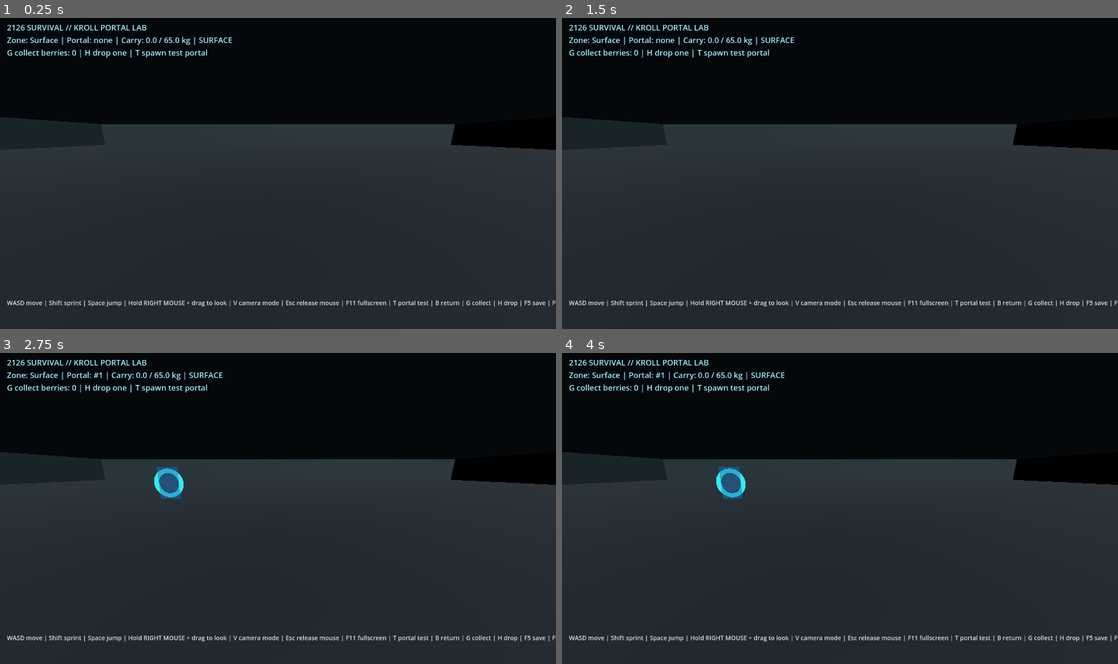
Above: before the commit, frames 1-4 (two rows, left to right).
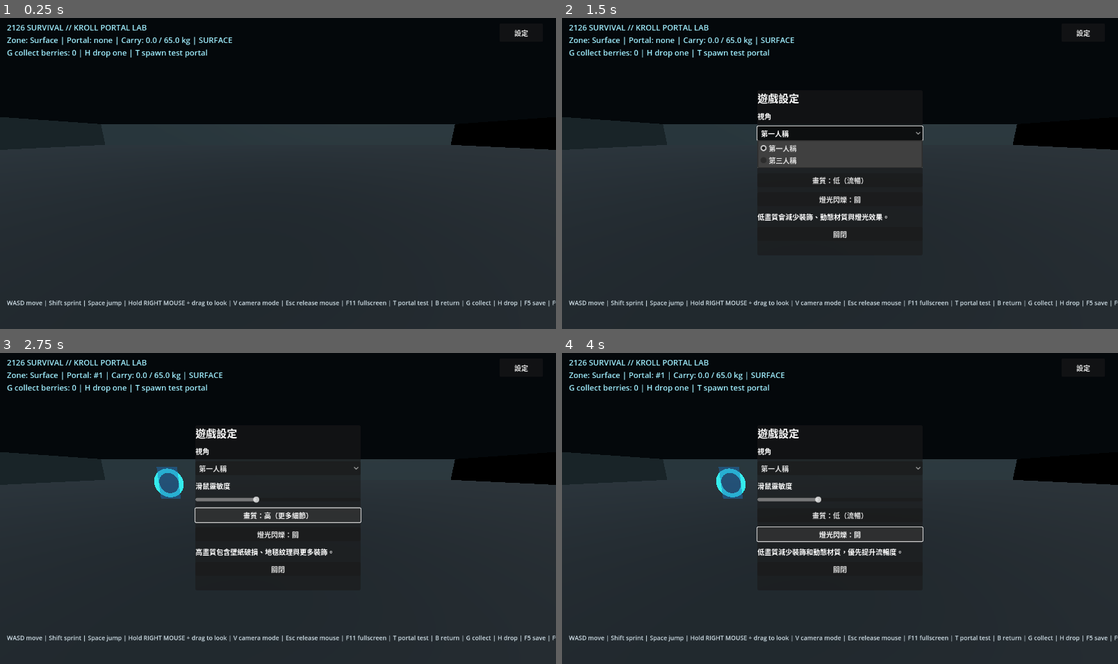
Above: after the commit, the same moments.

Repository: qaqp980520-prog/2126-Survival
Game: Godot game, scene res://prototypes/BackroomsPortalPlayground.tscn
Same seed, same stepped clock (60 frames per second), same inputs: the game is played once before the commit and once after it.
Inputs (mouse positions are in pixels of both pictures, inside the frame that each line leads up to):
- Up to frame 1 (0.25 s): no input
- Up to frame 2 (1.5 s): click (1084, 33) at 0.5 s, where only the run after the commit has a clickable "設定"; click (840, 133) at 1.25 s, where only the run after the commit has a clickable "第一人稱"
- Up to frame 3 (2.75 s): click (278, 514) at 2 s, where only the run after the commit has a clickable "畫質：低（流暢）"
- Up to frame 4 (4 s): click (840, 514) at 2.75 s, where only the run after the commit has a clickable "畫質：高（更多細節）"; click (840, 533) at 3.5 s, where only the run after the commit has a clickable "燈光閃爍：關"

The runs differ from the first frame. In frame 1, less than 0.1% of the frame differs, in the area x 92-95%, y 3-7%; in frame 2, 2.9%, in the area x 35-95%, y 3-71%; in frame 3, 2.9%; in frame 4, 2.8%.

Commit message:
Add settings menu, graphics quality toggle, flicker toggle and reduce maze rendering cost

Diff:
--- a/prototypes/BackroomsPortalPlayground.gd
+++ b/prototypes/BackroomsPortalPlayground.gd
@@ -10,7 +10,7 @@
 const SAVE_PATH: String = "user://backrooms_playground_save.json"
 const CELL_SIZE: float = 8.0
 const WALL_HEIGHT: float = 3.4
-const STREAM_RADIUS: int = 4
+const STREAM_RADIUS: int = 2
 
 @onready var player: CharacterBody3D = $Player
 @onready var main_world: Node3D = $MainWorld
@@ -31,6 +31,11 @@
 var _maze_rng := RandomNumberGenerator.new()
 var _flicker_lights: Array[OmniLight3D] = []
 var _flicker_clock: float = 0.0
+var _high_graphics: bool = false
+var _flicker_enabled: bool = false
+var _settings_panel: PanelContainer
+var _settings_button: Button
+var _settings_status: Label
 
 func _ready() -> void:
     _configure_display()
@@ -44,10 +49,113 @@
     player.bind_world_bridge(bridge)
     _build_surface()
     _prepare_maze_materials()
+    _build_settings_ui()
     backrooms_world.visible = false
     _update_hud()
     if help_label != null:
         help_label.text = "WASD move | Shift sprint | Space jump | Hold RIGHT MOUSE + drag to look | V camera mode | Esc release mouse | F11 fullscreen | T portal test | B return | G collect | H drop | F5 save | F9 load"
+
+func _build_settings_ui() -> void:
+    var hud := get_node_or_null("HUD") as CanvasLayer
+    if hud == null:
+        return
+    _settings_button = Button.new()
+    _settings_button.name = "SettingsButton"
+    _settings_button.text = "設定"
+    _settings_button.position = Vector2(1150, 16)
+    _settings_button.size = Vector2(100, 42)
+    _settings_button.pressed.connect(_toggle_settings_panel)
+    hud.add_child(_settings_button)
+
+    _settings_panel = PanelContainer.new()
+    _settings_panel.name = "SettingsPanel"
+    _settings_panel.position = Vector2(0.5, 0.5)
+    _settings_panel.set_anchors_preset(Control.PRESET_CENTER)
+    _settings_panel.position = Vector2(-190, -190)
+    _settings_panel.custom_minimum_size = Vector2(380, 380)
+    hud.add_child(_settings_panel)
+    var layout := VBoxContainer.new()
+    layout.add_theme_constant_override("separation", 12)
+    _settings_panel.add_child(layout)
+    var title := Label.new()
+    title.text = "遊戲設定"
+    title.add_theme_font_size_override("font_size", 24)
+    layout.add_child(title)
+
+    var camera_label := Label.new()
+    camera_label.text = "視角"
+    layout.add_child(camera_label)
+    var camera_option := OptionButton.new()
+    camera_option.add_item("第一人稱", 0)
+    camera_option.add_item("第三人稱", 1)
+    camera_option.select(0)
+    camera_option.item_selected.connect(_on_camera_setting_changed)
+    layout.add_child(camera_option)
+
+    var sensitivity_label := Label.new()
+    sensitivity_label.text = "滑鼠靈敏度"
+    layout.add_child(sensitivity_label)
+    var sensitivity_slider := HSlider.new()
+    sensitivity_slider.name = "SensitivitySlider"
+    sensitivity_slider.min_value = 0.5
+    sensitivity_slider.max_value = 6.0
+    sensitivity_slider.step = 0.1
+    sensitivity_slider.value = 2.5
+    sensitivity_slider.value_changed.connect(_on_sensitivity_changed)
+    layout.add_child(sensitivity_slider)
+
+    var graphics_button := Button.new()
+    graphics_button.name = "GraphicsButton"
+    graphics_button.text = "畫質：低（流暢）"
+    graphics_button.pressed.connect(_toggle_graphics_quality)
+    layout.add_child(graphics_button)
+
+    var flicker_button := Button.new()
+    flicker_button.name = "FlickerButton"
+    flicker_button.text = "燈光閃爍：關"
+    flicker_button.pressed.connect(_toggle_flicker)
+    layout.add_child(flicker_button)
+
+    _settings_status = Label.new()
+    _settings_status.text = "低畫質會減少裝飾、動態材質與燈光效果。"
+    _settings_status.autowrap_mode = TextServer.AUTOWRAP_WORD_SMART
+    layout.add_child(_settings_status)
+    var close_button := Button.new()
+    close_button.text = "關閉"
+    close_button.pressed.connect(_toggle_settings_panel)
+    layout.add_child(close_button)
+    _settings_panel.visible = false
+
+func _toggle_settings_panel() -> void:
+    if _settings_panel != null:
+        _settings_panel.visible = not _settings_panel.visible
+        if _settings_panel.visible:
+            Input.mouse_mode = Input.MOUSE_MODE_VISIBLE
+
+func _on_camera_setting_changed(index: int) -> void:
+    player.set_camera_mode(index == 1)
+
+func _on_sensitivity_changed(value: float) -> void:
+    player.set_mouse_sensitivity(value * 0.001)
+
+func _toggle_graphics_quality() -> void:
+    _high_graphics = not _high_graphics
+    var button := _settings_panel.find_child("GraphicsButton", true, false) as Button
+    if button != null:
+        button.text = "畫質：高（更多細節）" if _high_graphics else "畫質：低（流暢）"
+    _rebuild_maze_for_settings()
+    if _settings_status != null:
+        _settings_status.text = "高畫質包含壁紙破損、地毯紋理與更多裝飾。" if _high_graphics else "低畫質減少裝飾和動態材質，優先提升流暢度。"
+
+func _toggle_flicker() -> void:
+    _flicker_enabled = not _flicker_enabled
+    var button := _settings_panel.find_child("FlickerButton", true, false) as Button
+    if button != null:
+        button.text = "燈光閃爍：開" if _flicker_enabled else "燈光閃爍：關"
+
+func _rebuild_maze_for_settings() -> void:
+    if in_backrooms and backrooms_room != null and is_instance_valid(backrooms_room):
+        _stream_maze_cells(true)
 
 func _configure_display() -> void:
     if DisplayServer.get_name() != "headless":
@@ -88,7 +196,8 @@
     parent.add_child(mesh_instance)
 
 func _process(delta: float) -> void:
-    _update_flickering_lights(delta)
+    if _flicker_enabled and _high_graphics:
+        _update_flickering_lights(delta)
     if director == null:
         return
     if in_backrooms:
@@ -196,22 +305,26 @@
     backrooms_room.add_child(root)
     _loaded_cells[cell] = root
     _add_box(root, "Floor", Vector3(0, -0.12, 0), Vector3(CELL_SIZE, 0.24, CELL_SIZE), _cell_material_floor.albedo_color)
-    _add_carpet_texture(root)
+    if _high_graphics:
+        _add_carpet_texture(root)
     # Visual-only floor seams and a low ceiling make each streamed cell feel finished.
     var seam_material := StandardMaterial3D.new()
     seam_material.albedo_color = _cell_material_floor.albedo_color.darkened(0.13)
     seam_material.roughness = 1.0
-    _add_decor_box(root, "FloorSeamX", Vector3(0, 0.006, 0), Vector3(CELL_SIZE, 0.012, 0.035), seam_material)
-    _add_decor_box(root, "FloorSeamZ", Vector3(0, 0.007, 0), Vector3(0.035, 0.012, CELL_SIZE), seam_material)
+    if _high_graphics:
+        _add_decor_box(root, "FloorSeamX", Vector3(0, 0.006, 0), Vector3(CELL_SIZE, 0.012, 0.035), seam_material)
+        _add_decor_box(root, "FloorSeamZ", Vector3(0, 0.007, 0), Vector3(0.035, 0.012, CELL_SIZE), seam_material)
     var ceiling_material := StandardMaterial3D.new()
     ceiling_material.albedo_color = _cell_material_wall.albedo_color.darkened(0.18)
     ceiling_material.roughness = 0.96
-    _add_decor_box(root, "Ceiling", Vector3(0, WALL_HEIGHT + 0.18, 0), Vector3(CELL_SIZE, 0.28, CELL_SIZE), ceiling_material)
+    if _high_graphics:
+        _add_decor_box(root, "Ceiling", Vector3(0, WALL_HEIGHT + 0.18, 0), Vector3(CELL_SIZE, 0.28, CELL_SIZE), ceiling_material)
     var trim_material := StandardMaterial3D.new()
     trim_material.albedo_color = _cell_material_wall.albedo_color.lightened(0.12)
     trim_material.roughness = 0.9
-    _add_decor_box(root, "CeilingTrimNorth", Vector3(0, WALL_HEIGHT - 0.08, -CELL_SIZE * 0.5 + 0.12), Vector3(CELL_SIZE, 0.12, 0.12), trim_material)
-    _add_decor_box(root, "CeilingTrimWest", Vector3(-CELL_SIZE * 0.5 + 0.12, WALL_HEIGHT - 0.08, 0), Vector3(0.12, 0.12, CELL_SIZE), trim_material)
+    if _high_graphics:
+        _add_decor_box(root, "CeilingTrimNorth", Vector3(0, WALL_HEIGHT - 0.08, -CELL_SIZE * 0.5 + 0.12), Vector3(CELL_SIZE, 0.12, 0.12), trim_material)
+        _add_decor_box(root, "CeilingTrimWest", Vector3(-CELL_SIZE * 0.5 + 0.12, WALL_HEIGHT - 0.08, 0), Vector3(0.12, 0.12, CELL_SIZE), trim_material)
     # Every cell uses a coordinate-derived random stream, so the maze is stable
     # as it unloads and reloads while the player explores indefinitely.
     var north_open := _edge_is_open(cell, Vector2i(0, -1))
@@ -220,13 +333,15 @@
     # its north/west edge. This avoids duplicate collision bodies on every seam.
     if not north_open:
         _add_maze_wall(root, "NorthWall", Vector3(0, WALL_HEIGHT * 0.5, -CELL_SIZE * 0.5), Vector3(CELL_SIZE, WALL_HEIGHT, 0.22))
-        _decorate_wall_face(root, "North", Vector3(0, 0, -CELL_SIZE * 0.5 + 0.125), true, cell)
+        if _high_graphics:
+            _decorate_wall_face(root, "North", Vector3(0, 0, -CELL_SIZE * 0.5 + 0.125), true, cell)
     if not west_open:
         _add_maze_wall(root, "WestWall", Vector3(-CELL_SIZE * 0.5, WALL_HEIGHT * 0.5, 0), Vector3(0.22, WALL_HEIGHT, CELL_SIZE))
-        _decorate_wall_face(root, "West", Vector3(-CELL_SIZE * 0.5 + 0.125, 0, 0), false, cell)
+        if _high_graphics:
+            _decorate_wall_face(root, "West", Vector3(-CELL_SIZE * 0.5 + 0.125, 0, 0), false, cell)
 
     # Small deterministic floor scuffs and stains break up the otherwise uniform carpet.
-    for stain_index in range(2):
+    for stain_index in range(2 if _high_graphics else 0):
         var stain_hash := _hash_value(cell.x + stain_index * 7, cell.y - stain_index * 11, 93)
         var stain_material := StandardMaterial3D.new()
         stain_material.albedo_color = _cell_material_floor.albedo_color.darkened(0.08 + float(stain_hash % 12) / 100.0)
@@ -248,7 +363,7 @@
 
     # More frequent, brighter warm fluorescent fixtures improve readability without
     # turning the Backrooms into a brightly lit office.
-    if _hash_value(cell.x, cell.y, 71) % 3 != 0:
+    if _hash_value(cell.x, cell.y, 71) % (3 if _high_graphics else 5) == 0:
         var panel_material := StandardMaterial3D.new()
         panel_material.albedo_color = Color(1.0, 0.96, 0.78)
         panel_material.emission_enabled = true
@@ -265,6 +380,8 @@
             ceiling_light.shadow_enabled = false
             root.add_child(ceiling_light)
             _flicker_lights.append(ceiling_light)
+            ceiling_light.light_energy = 1.15 if _high_graphics else 0.85
+            ceiling_light.omni_range = 8.5 if _high_graphics else 5.5
 
 func _edge_is_open(cell: Vector2i, direction: Vector2i) -> bool:
     var neighbor := cell + direction
